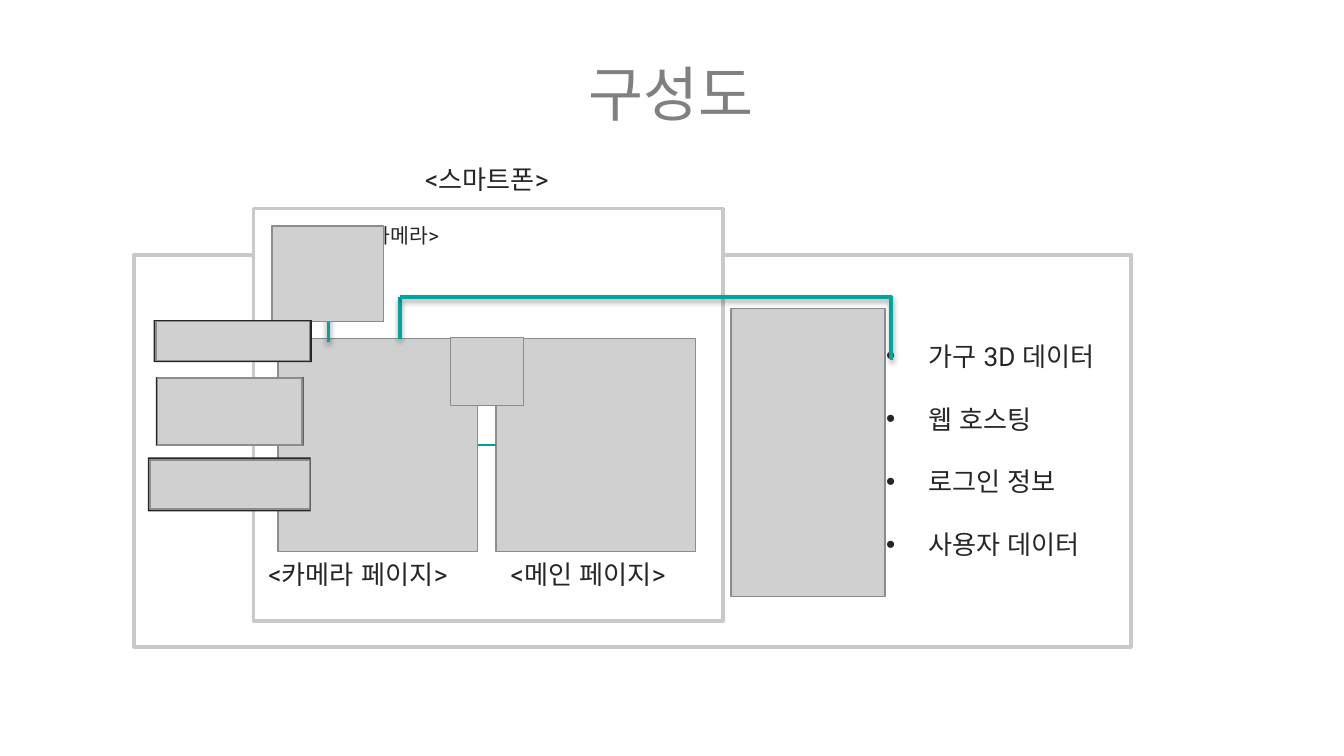
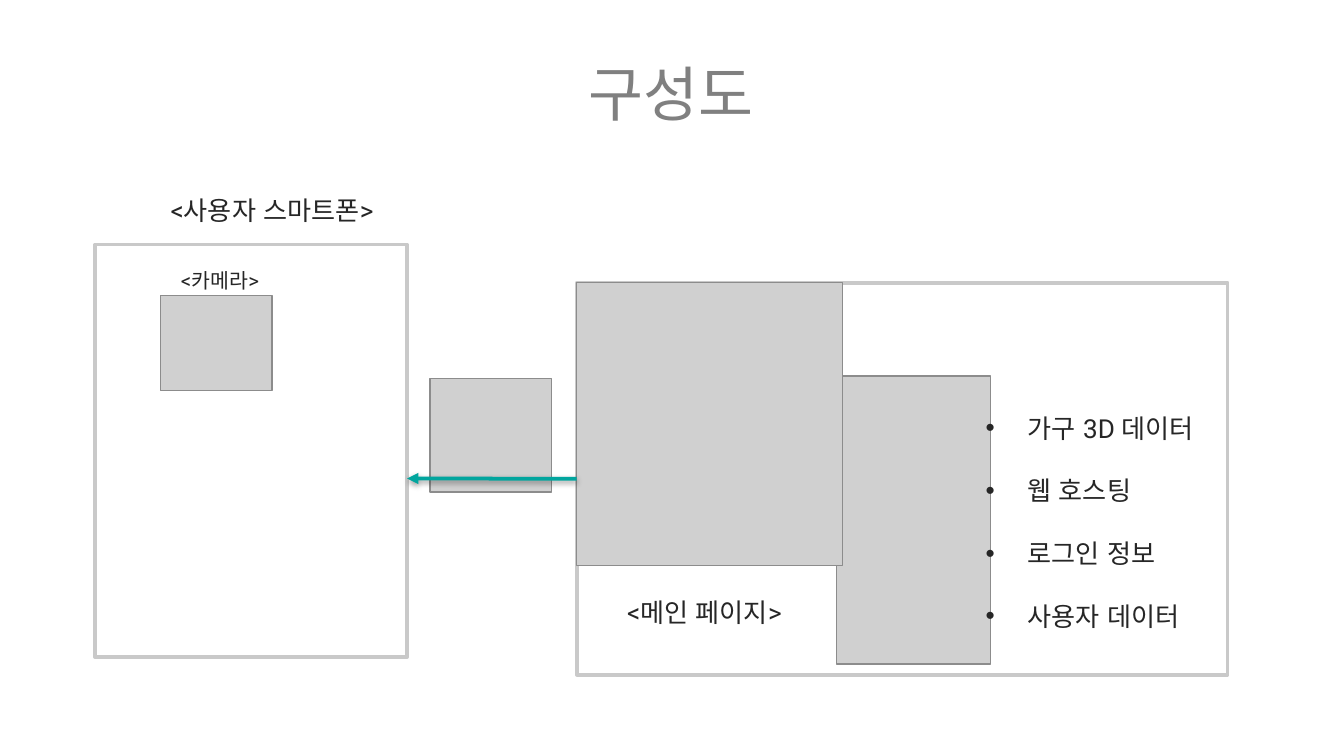
Before and after one commit to ptyoiy/ARwork, a slide deck: slide 13 of 호남-발표자료.pptx (slide 12 before the commit). Drawn at 1344x756 pixels with LibreOffice and Linux fonts; fonts in the diff are those of the drawing; grey boxes stand for pictures. Boxes give left, top, right and bottom in pixels: in the first picture for what was removed or moved away, otherwise in the second. Text is boxed around its words. In the diff, an @@ line names an element or a change of style, - is before the commit and + after.

```diff
--- a/호남-발표자료.pptx
+++ b/호남-발표자료.pptx
@@ text at <box>171,198,373,222</box>: text changed @@
-<스마트폰>
+<사용자 스마트폰>
@@ rectangle: place and size @@
-rectangle at <box>254,208,723,621</box>
+rectangle at <box>95,245,407,657</box>
@@ text "<카메라>" rewrapped from <box>361,225,439,249</box> to <box>181,271,259,290</box> @@
@@ picture: place and size @@
-picture at <box>271,226,383,321</box>
+picture at <box>160,296,271,391</box>
@@ group removed at <box>268,297,892,586</box>: 3 lines, 1 picture, 1 text, 1 elbow line @@
-<카메라 페이지>
@@ picture: place and size @@
-picture at <box>278,339,477,551</box>
+picture at <box>577,282,843,566</box>
@@ rectangle: place and size @@
-rectangle at <box>134,255,1132,648</box>
+rectangle at <box>577,282,1227,675</box>
@@ rectangle removed at <box>153,320,312,362</box> @@
@@ picture removed at <box>156,321,309,360</box> @@
@@ rectangle removed at <box>156,378,304,446</box> @@
@@ picture removed at <box>157,378,301,445</box> @@
@@ picture: place and size @@
-picture at <box>450,337,523,406</box>
+picture at <box>430,379,552,493</box>
@@ picture: place and size @@
-picture at <box>731,309,886,597</box>
+picture at <box>836,376,991,664</box>
@@ text "가구 3D 데이터": place and size @@
-text "가구 3D 데이터" at <box>928,344,1094,556</box>
+text "가구 3D 데이터" at <box>1028,416,1193,628</box>
@@ rectangle removed at <box>148,457,310,511</box> @@
@@ picture removed at <box>151,460,310,508</box> @@
@@ arrow added from (577, 478) to (407, 478), #01A59E 2 pt @@
@@ text "<메인 페이지>": place and size @@
-text "<메인 페이지>" at <box>511,562,665,586</box>
+text "<메인 페이지>" at <box>627,600,782,624</box>
```
Also in this commit, not shown: 11 other slides changed, 3 slides added, 1 slide removed, 1 other file.
